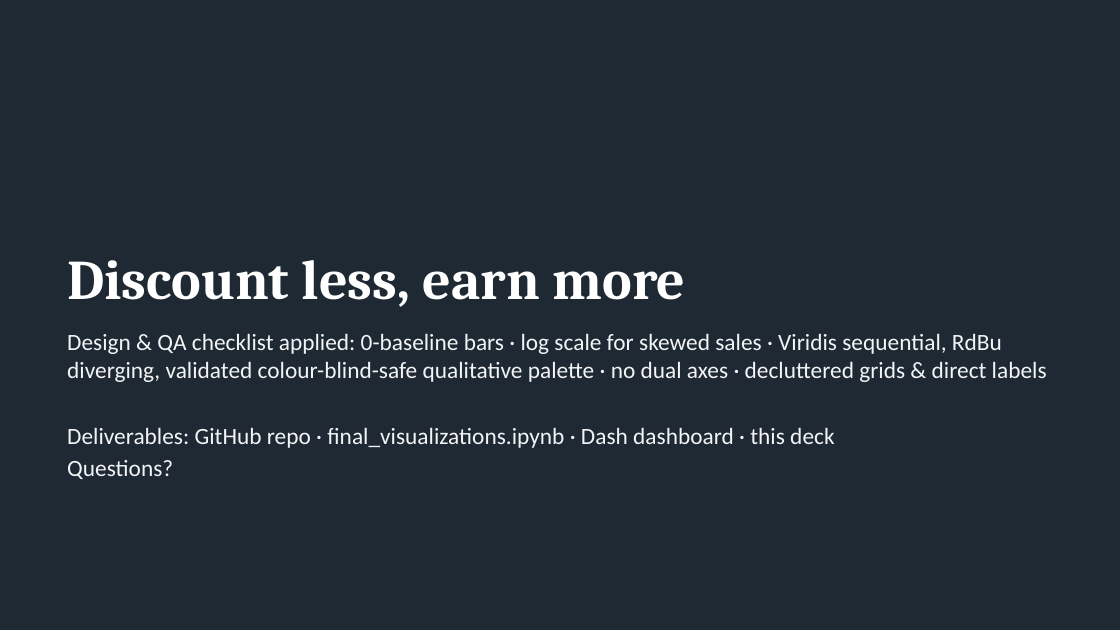
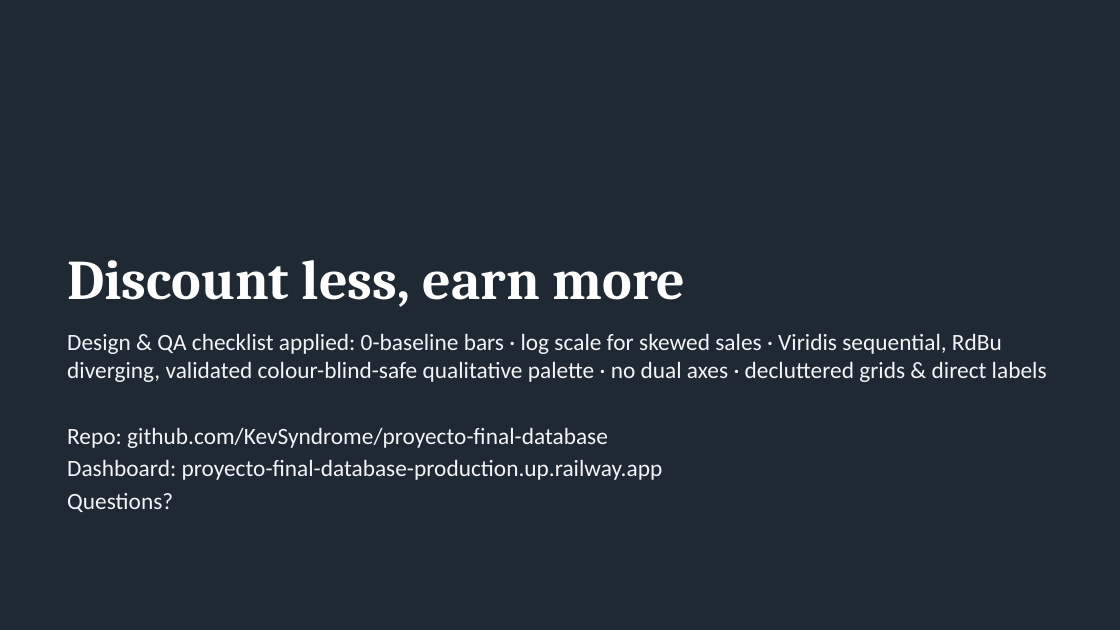
Before and after one commit to KevSyndrome/proyecto-final-database, a slide deck: slide 12 of presentation/Superstore_Executive_Deck.pptx. Drawn at 1120x630 pixels with LibreOffice and Linux fonts; fonts in the diff are those of the drawing. Boxes give left, top, right and bottom in pixels: in the first picture for what was removed or moved away, otherwise in the second. Text is boxed around its words. In the diff, an @@ line names an element or a change of style, - is before the commit and + after.

```diff
--- a/presentation/Superstore_Executive_Deck.pptx
+++ b/presentation/Superstore_Executive_Deck.pptx
@@ text at (x1=67, y1=427, x2=663, y2=480): text changed @@
-Deliverables: GitHub repo · final_visualizations.ipynb · Dash dashboard · this deck
+Repo: github.com/KevSyndrome/proyecto-final-database
+Dashboard: proyecto-final-database-production.up.railway.app
```
Also in this commit, not shown: 1 other slide changed, 3 other files.
